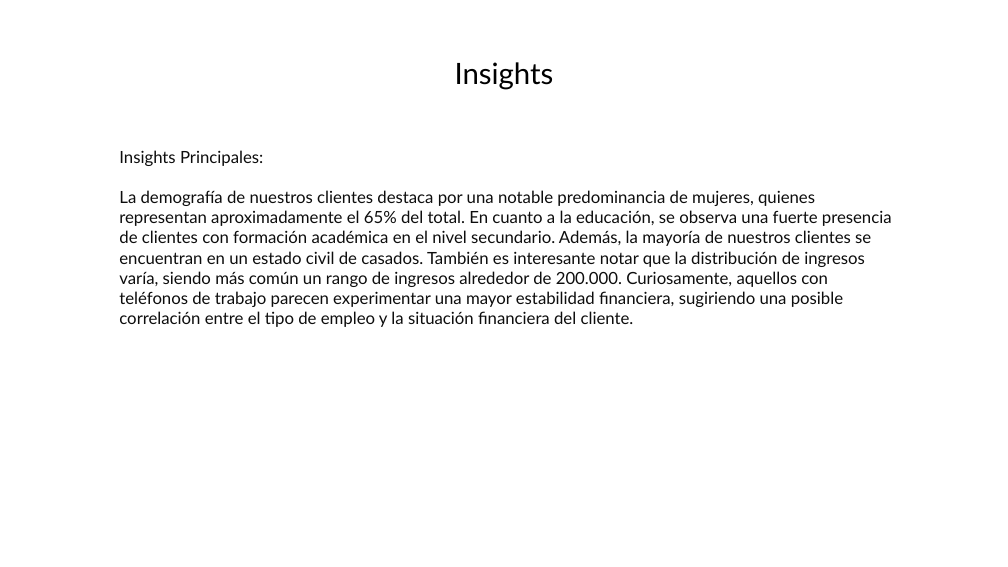
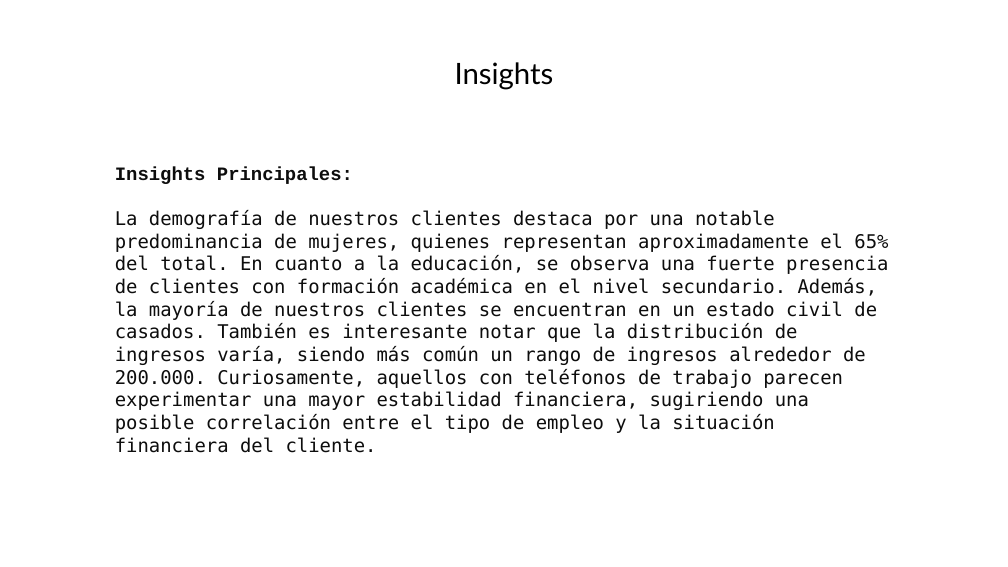
Before and after one commit to brayan084/pre-entregas, a slide deck: slide 6 of Predicción de aprobación de tarjeta de crédito.pptx. Drawn at 1008x567 pixels with LibreOffice and Linux fonts; fonts in the diff are those of the drawing. Boxes give left, top, right and bottom in pixels: in the first picture for what was removed or moved away, otherwise in the second. Text is boxed around its words. In the diff, an @@ line names an element or a change of style, - is before the commit and + after.

```diff
--- a/Predicción de aprobación de tarjeta de crédito.pptx
+++ b/Predicción de aprobación de tarjeta de crédito.pptx
@@ text "Insights Principales:": place and size @@
-text "Insights Principales:" at bbox=[119, 150, 892, 327]
+text "Insights Principales:" at bbox=[115, 166, 888, 453]
@@ text "Insights Principales:" at bbox=[115, 166, 888, 453]: size 16 to 18 pt, font Lato to DejaVu Sans Mono; font Lato to Courier New, bold on in "Insights Principales:" @@
```
Also in this commit, not shown: 3 other slides changed, 1 slide added.
